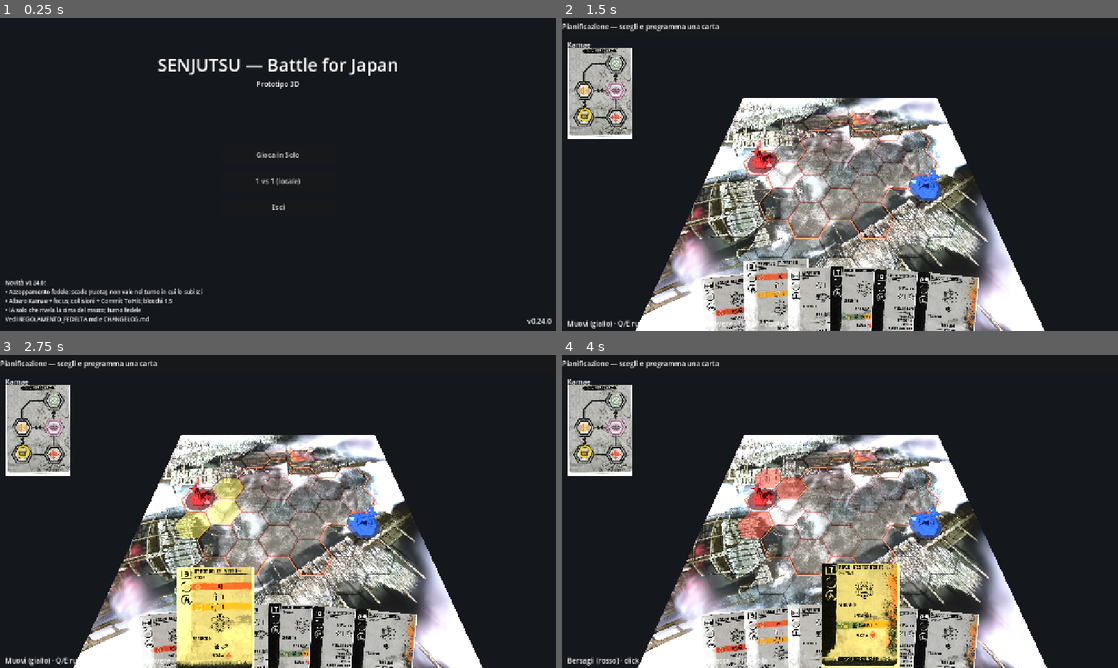
Above: before the commit, frames 1-4 (two rows, left to right).
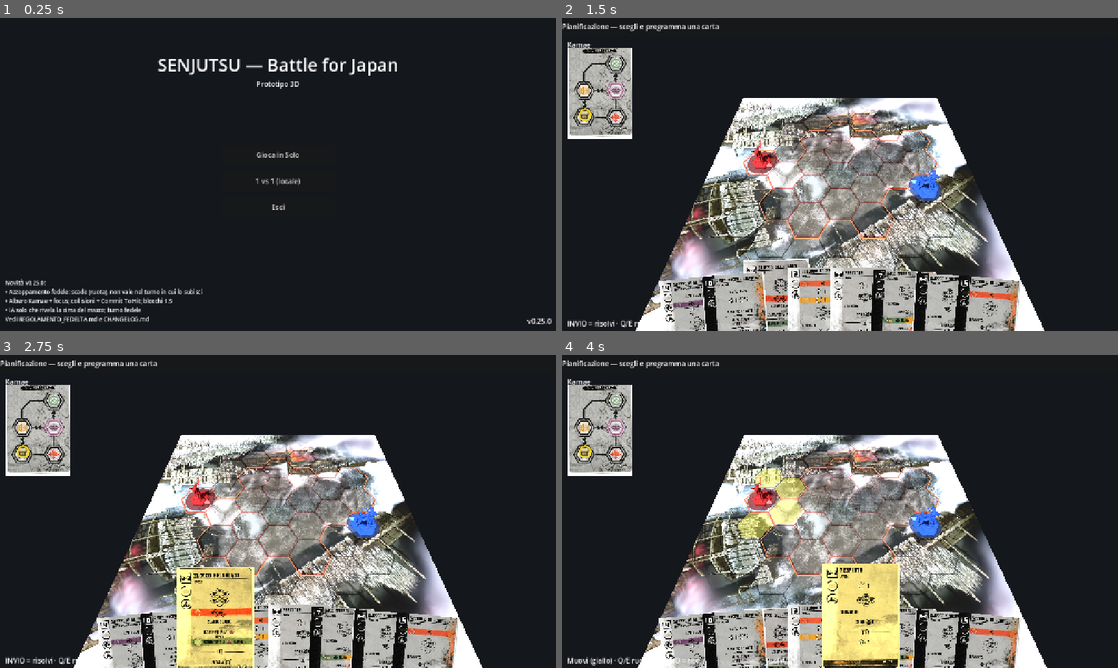
Above: after the commit, the same moments.

Repository: Tannoiser2/Sunjuntsu
Game: Godot game, scene res://scenes/Menu.tscn
The game is run twice, just before and just after one commit, with the same random seed, the same clock (stepped at 60 frames per second) and the same inputs.
Inputs (mouse positions are in pixels of both pictures, inside the frame that each line leads up to):
- Up to frame 1 (0.25 s): no input
- Up to frame 2 (1.5 s): click "Gioca in Solo" at 0.5 s; tap Enter at 1.25 s; drag from (734, 318) to (895, 105) at 1.27 s
- Up to frame 3 (2.75 s): tap Space at 2 s; drag from (216, 652) to (250, 574) at 2.02 s
- Up to frame 4 (4 s): move the mouse to (817, 649) at 2.77 s; hold Right 2.78-3.5 s; tap Enter at 2.85, 3.5 s; click (817, 649) at 2.92 s; drag from (862, 649) to (673, 464) at 3.52 s

The runs differ from the first frame. In frame 1, less than 0.1% of the frame differs, in the area x 6-98%, y 83-98%; in frame 2, 7.4%; in frame 3, 9.0%; in frame 4, 9.7%, in the area x 1-83%, y 36-100%.

Commit message:
Carte CORE (Speciale + Arma): setup in mano e mai scartate
- Setup: le carte core (abilità Speciale + Arma core) partono in mano; il resto
  si rimescola nel mazzo (prima erano nel mazzo e pescate a caso).
- Le core tornano in mano dopo l'uso e non si scartano mai (limite mano, costi di
  gioco, discard_self, reset_deck le ignorano). Non contano verso il limite.
- is_core riconosce tipo "core" e keyword "Core" (armi #71/#72). Nuovo test_core.

Co-Authored-By: Claude Opus 4.8 <noreply@anthropic.com>
Claude-Session: https://claude.ai/code/session_01Pn2piErvac8EuvNU8t5qNM

Diff:
--- a/godot/engine/Duel.gd
+++ b/godot/engine/Duel.gd
@@ -49,13 +49,48 @@
 	state = initial_state
 
 
+## Una carta è "core" (Speciale o Arma core): inizia in mano, non conta verso il
+## limite di mano e non può MAI essere scartata (regolamento p.10). Comprende sia la
+## carta abilità core (type "core") sia la carta arma core (keyword "Core").
+static func is_core(cid: int) -> bool:
+	var c := CardDB.card(cid)
+	return str(c.get("type", "")) == "core" or ("Core" in c.get("keywords", []))
+
+
+## Carte non-core in mano (le core non contano verso il limite).
+func _noncore_in_hand(f: GameState.Fighter) -> int:
+	var n := 0
+	for cid in f.hand:
+		if not is_core(cid):
+			n += 1
+	return n
+
+
+## Scarta UNA carta non-core dalla mano (le core non si scartano). True se riuscito.
+func _discard_one_noncore(f: GameState.Fighter) -> bool:
+	for k in range(f.hand.size() - 1, -1, -1):
+		if not is_core(f.hand[k]):
+			f.discard.append(f.hand[k]); f.hand.remove_at(k)
+			return true
+	return false
+
+
 func start() -> void:
-	# Setup (passo 13): pesca fino al limite di mano. Gli avversari solo NON hanno
-	# mano: il loro mazzo resta intero e rivelano la cima ogni turno.
+	# Setup (regolamento p.4): le carte CORE partono in mano; le altre si rimescolano
+	# nel mazzo. Le core non contano verso il limite e non rientrano mai nel mazzo.
+	# Gli avversari solo NON hanno mano: rivelano la cima del mazzo ogni turno.
 	for f in state.fighters:
 		if f.is_ai:
 			continue
-		while f.hand.size() < f.hand_limit:
+		var rest: Array = []
+		for cid in f.draw_pile:
+			if is_core(cid):
+				if not f.hand.has(cid):
+					f.hand.append(cid)
+			else:
+				rest.append(cid)
+		f.draw_pile = rest
+		while _noncore_in_hand(f) < f.hand_limit:
 			if f.draw_one() == -1:
 				break
 	_begin_turn()   # passo Draw del 1° turno
@@ -182,9 +217,8 @@
 				continue
 		var disc := int(pc.get("discard", 0))
 		for _k in range(disc):
-			if f.hand.is_empty():
-				break
-			f.discard.append(f.hand.pop_back())
+			if not _discard_one_noncore(f):
+				break   # niente non-core da scartare (le core non si scartano)
 
 	_resolve_chosen_speeds(_fizzled)
 
@@ -837,7 +871,7 @@
 				log.append("%s subisce %d stordimento" % [f.character, maxi(1, int(e.get("n", 1)))])
 			"discard_self":
 				for _d in range(maxi(1, int(e.get("n", 1)))):
-					if not f.hand.is_empty(): f.discard.append(f.hand.pop_back())
+					if not _discard_one_noncore(f): break
 			"switch_kamae":
 				# "Passa a Y": spostamento diretto (nessun ramo, nessun focus).
 				var to_slug := str(e.get("to", ""))
@@ -903,7 +937,7 @@
 	for src in [f.hand, f.discard]:
 		var keep := []
 		for cid in src:
-			if str(CardDB.card(cid).get("type", "")) == "meditation":
+			if str(CardDB.card(cid).get("type", "")) == "meditation" or is_core(cid):
 				keep.append(cid)
 			else:
 				f.draw_pile.append(cid); moved += 1
@@ -981,14 +1015,20 @@
 
 func _cleanup(log: Array) -> void:
 	_set_phase(Domain.Phase.CLEANUP)
-	# Passo "Discard": scarta la carta giocata e rientra nel limite di mano.
+	# Passo "Discard": la carta giocata va negli scarti, MA le core tornano in mano
+	# (non si scartano mai, regolamento p.10). Poi rientra nel limite di mano.
 	for f in state.fighters:
 		if f.planned != -1:
-			f.discard.append(f.planned)
+			if is_core(f.planned) and not f.is_ai:
+				if not f.hand.has(f.planned):
+					f.hand.append(f.planned)   # la core torna in mano
+			else:
+				f.discard.append(f.planned)
 			f.planned = -1
-		# Se la mano supera il limite, scarta a faccia in giù fino al limite.
-		while f.hand.size() > f.hand_limit:
-			f.discard.append(f.hand.pop_back())
+		# Se le carte NON-core superano il limite, scartane (le core non contano).
+		while _noncore_in_hand(f) > f.hand_limit:
+			if not _discard_one_noncore(f):
+				break
 			log.append("%s scarta in eccesso (limite mano %d)" % [f.character, f.hand_limit])
 		# Effetti di fine turno: gli azzoppamenti ruotano (e scadono).
 		f.tick_hobbles()
--- a/godot/project.godot
+++ b/godot/project.godot
@@ -12,7 +12,7 @@
 
 config/name="Senjutsu: Battle for Japan"
 config/description="Reimplementazione digitale 3D di Senjutsu (Lucky Duck Games) — uso personale. Pedine 3D su mappa esagonale, modalità solo e 1v1."
-config/version="0.24.0"
+config/version="0.25.0"
 run/main_scene="res://scenes/Menu.tscn"
 config/features=PackedStringArray("4.6", "Forward Plus")
 config/icon="res://icon.svg"
--- /dev/null
+++ b/godot/tests/test_core.tscn
@@ -0,0 +1,4 @@
+[gd_scene load_steps=2 format=3]
+[ext_resource type="Script" path="res://tests/test_core_node.gd" id="1"]
+[node name="T" type="Node"]
+script = ExtResource("1")
--- /dev/null
+++ b/godot/tests/test_core_node.gd
@@ -0,0 +1,60 @@
+## Test headless: carte CORE (abilità Speciale + Arma core) — setup iniziale in mano,
+## non rientrano mai nel mazzo, non contano nel limite, tornano in mano dopo l'uso e
+## non si scartano mai (regolamento p.4 e p.10).
+extends Node
+
+func _mk(ch: String, deck: Array) -> GameState.Fighter:
+	var f := GameState.Fighter.new()
+	f.character = ch; f.stance = Domain.Stance.NEUTRAL; f.cell = Vector2i(0, 0)
+	f.wound_limit = 12; f.hand_limit = 5
+	f.draw_pile = deck.duplicate()
+	return f
+
+func _ready() -> void:
+	var ok := true
+	var s := GameState.new()
+	# 53 = abilità core Guerriero, 72 = arma core (Nodachi); il resto non-core.
+	var a := _mk("Warrior", [53, 72, 60, 61, 64, 65, 87, 113, 116])
+	# 23 = abilità core Ronin, 71 = arma core (Naginata).
+	var b := _mk("Ronin", [23, 71, 27, 29, 32, 33, 35, 107, 126])
+	s.fighters = [a, b]
+	var duel := Duel.new(s)
+	duel.start()
+
+	# Setup: core abilità + arma in mano, fuori dal mazzo.
+	if not (a.hand.has(53) and a.hand.has(72)):
+		print("FAIL: le core del Guerriero (53/72) non sono in mano"); ok = false
+	elif a.draw_pile.has(53) or a.draw_pile.has(72):
+		print("FAIL: una core è rimasta nel mazzo"); ok = false
+	elif not (b.hand.has(23) and b.hand.has(71)):
+		print("FAIL: le core del Ronin (23/71) non sono in mano"); ok = false
+	else:
+		print("OK: setup → abilità core + arma core in mano, fuori dal mazzo")
+
+	# Le core non contano verso il limite: 5 non-core + 2 core = 7 in mano (più la
+	# pesca del turno). Verifichiamo che ci siano almeno 2 core e ≥5 non-core.
+	var ncore := 0
+	for cid in a.hand:
+		if Duel.is_core(cid): ncore += 1
+	if ncore != 2:
+		print("FAIL: attese 2 core in mano, trovate %d" % ncore); ok = false
+	else:
+		print("OK: entrambe le core (abilità + arma) non contano nel limite")
+
+	# Gioca l'arma core (#72) e risolvi il turno: deve TORNARE in mano, mai negli scarti.
+	# (b gioca una carta qualunque per far partire la risoluzione.)
+	var bcard := -1
+	for cid in b.hand:
+		if not Duel.is_core(cid): bcard = cid; break
+	if not duel.plan_card(0, 72):
+		print("FAIL: impossibile programmare l'arma core"); ok = false
+	duel.plan_card(1, bcard)
+	if a.discard.has(72) or a.discard.has(53):
+		print("FAIL: una core è finita negli scarti"); ok = false
+	elif not (a.hand.has(72) and a.hand.has(53)):
+		print("FAIL: dopo l'uso le core non sono tornate in mano"); ok = false
+	else:
+		print("OK: l'arma core giocata torna in mano e non si scarta")
+
+	print("RISULTATO: ", "PASS" if ok else "FAIL")
+	get_tree().quit(0 if ok else 1)
--- a/godot/tests/test_effects_node.gd
+++ b/godot/tests/test_effects_node.gd
@@ -45,8 +45,8 @@
 
 	# reset_deck: sposta nel mazzo le carte NON-meditazione di mano/scarti
 	var f2 := _mk("Warrior")
-	# 64=Testata (attacco), 116=Mente Rapida (meditazione)
-	f2.hand = [64, 116]; f2.discard = [72]; f2.draw_pile = []
+	# 64=Testata (attacco non-core), 116=Mente Rapida (meditazione), 60=attacco non-core
+	f2.hand = [64, 116]; f2.discard = [60]; f2.draw_pile = []
 	var s2 := GameState.new(); s2.fighters = [f2, _mk("Ronin")]
 	var duel2 := Duel.new(s2)
 	duel2._apply_effects(0, 1, {"effects": [{"do": "reset_deck"}]}, "always", [])
Not shown, changed: CHANGELOG.md
